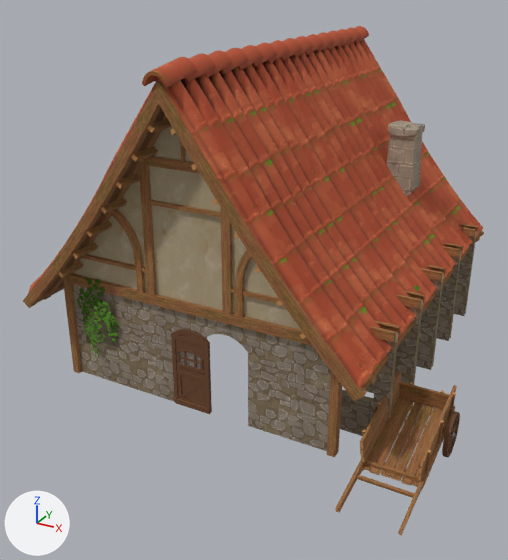
The glTF model swamp-city-assets/med-hall.glb: old version first, new version second.
Before and after are seen from a 50 mm lens placed at (9.07, -18.17, 10.71), pointed at (0.12, -1.89, 2.57). Lighting does not change. The marker at lower left points along +X, +Y and +Z. The older version comes first. Vertices at exactly the same position are counted once.

Names of what the first picture shows: 'med-hall'.
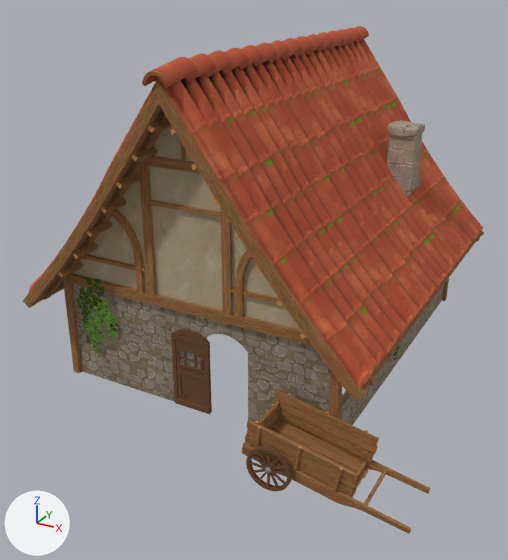
What the commit changed:
me_cube_096 is used by ob_med_hall; location (-3.0, -5.0, 0.0).
me_cube_096 had 6291 vertices, 9711 faces and spanned x -2.0..9.57, y -1.87..10.85, z 0.0..9.0.
me_cube_096 now has 6263 vertices, 9711 faces and spans x -1.98..9.47, y -1.98..10.85, z 0.0..9.0.
me_cube_096 part 1: the loose piece of 32 vertices spanning x 6.0..8.0, y 1.2..1.31, z 2.88..3.12 is turned 90 degrees about the z axis through its middle, then moved by (-0.25, -0.25, 0.0).
me_cube_096 part 2: the loose piece of 32 vertices spanning x 6.0..8.0, y 5.2..5.31, z 2.88..3.12 is turned 90 degrees about the z axis through its middle, then moved by (-0.25, -0.25, 0.0).
me_cube_096 part 3: the loose piece of 8 vertices spanning x 6.0..8.0, y 4.91..5.0, z 2.88..3.12 is turned 90 degrees about the z axis through its middle, then moved by (0.05, 0.05, 0.0).
me_cube_096 part 4: the loose piece of 32 vertices spanning x 6.0..8.0, y 9.2..9.31, z 2.88..3.12 is turned 90 degrees about the z axis through its middle, then moved by (-0.25, -0.25, 0.0).
me_cube_096 part 5: the loose piece of 8 vertices spanning x 6.0..8.0, y 8.91..9.0, z 2.88..3.12 is turned 90 degrees about the z axis through its middle, then moved by (0.05, 0.05, 0.0).
me_cube_096 part 6: the loose piece of 8 vertices spanning x 6.0..8.0, y 2.91..3.0, z 2.88..3.12 is turned 90 degrees about the z axis through its middle, then moved by (0.05, 0.05, 0.0).
me_cube_096 part 7: the loose piece of 32 vertices spanning x 6.0..8.0, y 3.2..3.31, z 2.88..3.12 is turned 90 degrees about the z axis through its middle, then moved by (-0.25, -0.25, 0.0).
me_cube_096 part 8: the loose piece of 8 vertices spanning x 6.0..8.0, y 6.91..7.0, z 2.88..3.12 is turned 90 degrees about the z axis through its middle, then moved by (0.05, 0.05, 0.0).
me_cube_096 part 9: the loose piece of 32 vertices spanning x 6.0..8.0, y 7.2..7.31, z 2.88..3.12 is turned 90 degrees about the z axis through its middle, then moved by (-0.25, -0.25, 0.0).
me_cube_096 part 10: 93 loose pieces with 1243 vertices, spanning x -2.0..9.57, y -1.87..10.17, z 0.0..6.96, are deleted.
me_cube_096 part 11: 130 vertices moved from x -2.0..8.0, y 1.0..9.91, z 0.0..3.12 to x -1.0..7.0, y 0.4..10.09, z 0.0..3.12; 117 vertices removed from x -2.0..8.0, y -1.87..10.25, z 0.0..8.31; 1324 vertices added at x -1.16..9.47, y -1.98..10.79, z 0.0..8.31.
Other edits to the shape of me_cube_096 do not show in these pictures.

What differs and where, as boxes [x1, y1, x2, y2] in the pictures (508 x 560 px; the box of a moved part takes in the faces that stretch with it):
'med-hall', reshaped: before [23, 26, 484, 536]; after [23, 26, 484, 534]
part 1 of me_cube_096, moved or reshaped (not visible afterwards): before [375, 320, 400, 336]
part 2 of me_cube_096, moved or reshaped (not visible afterwards): before [428, 265, 446, 276]
part 3 of me_cube_096, moved or reshaped (not visible afterwards): before [421, 268, 442, 281]
part 4 of me_cube_096, moved or reshaped (not visible afterwards): before [458, 224, 478, 231]
part 5 of me_cube_096, moved or reshaped (not visible afterwards): before [461, 227, 476, 237]
part 6 of me_cube_096, moved or reshaped (not visible afterwards): before [396, 294, 421, 309]
part 7 of me_cube_096, moved or reshaped (not visible afterwards): before [404, 290, 425, 305]
part 8 of me_cube_096, moved or reshaped (not visible afterwards): before [442, 246, 460, 257]
part 9 of me_cube_096, moved or reshaped (not visible afterwards): before [443, 243, 463, 254]
part 10 of me_cube_096, deleted: before [87, 231, 477, 536]
part 11 of me_cube_096, built on: before [335, 236, 475, 512]; after [87, 285, 444, 534]
